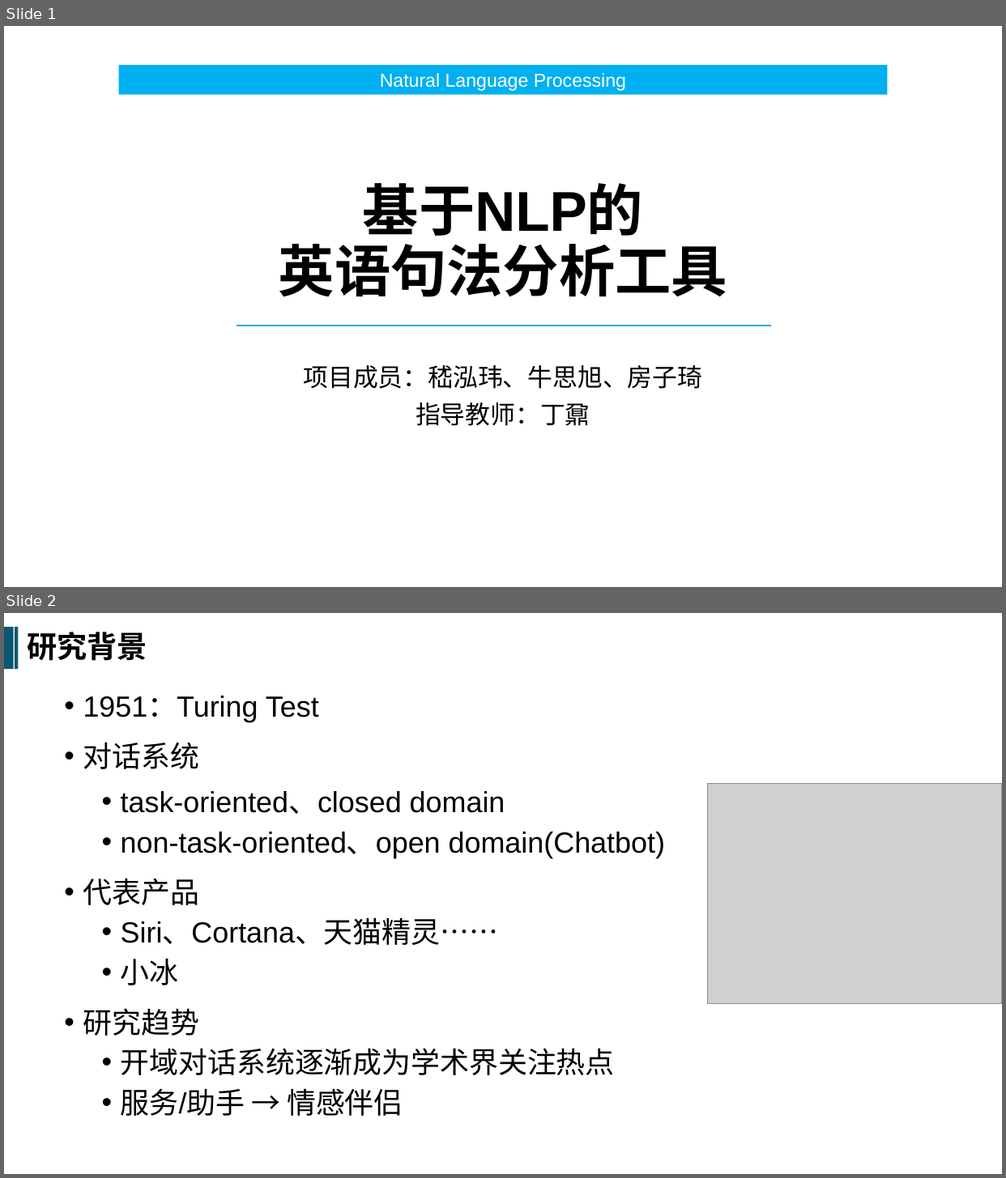
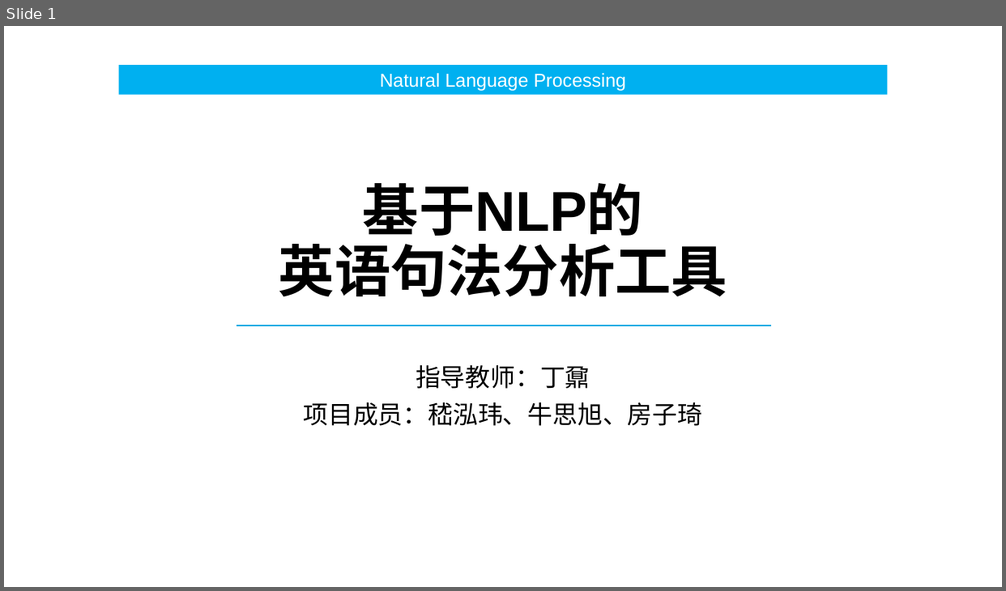
Before and after one commit to SRTPnsxjhw/SRTP, a slide deck: Notes_JHW/中期.pptx. Shown one above the other, each under a label of ours: slides 1 and 2 before the commit, slide 1 after it. The pictures are 1006x1178 and 1006x591 pixels, drawn with LibreOffice and Linux fonts; fonts in the diff are those of the drawing; grey boxes stand for pictures. Boxes give left, top, right and bottom in pixels: in the first picture for what was removed or moved away, otherwise in the second. Text is boxed around its words. In the diff, an @@ line names an element or a change of style, - is before the commit and + after.

```diff
--- a/Notes_JHW/中期.pptx
+++ b/Notes_JHW/中期.pptx
@@ slide 2 removed at (4,613,1002,1174), background #FFFFFF @@
@@ rectangle removed at (4,628,14,669) @@
@@ rectangle removed at (15,628,19,669) @@
@@ text removed at (27,632,147,661) @@
-研究背景
@@ text removed at (83,696,665,1116) @@
-• 1951：Turing Test
-• 对话系统
-    • task-oriented、closed domain
-  • non-task-oriented、open domain(Chatbot)
-• 代表产品
-  • Siri、Cortana、天猫精灵……
-  • 小冰
-• 研究趋势
-  • 开域对话系统逐渐成为学术界关注热点
-  • 服务/助手 → 情感伴侣
@@ picture removed at (708,784,1002,1003) @@
@@ slide 1 changed as well @@
@@ subtitle at (415,365,590,389): paragraph added @@
+指导教师：丁鼐
@@ subtitle at (415,403,590,426): paragraph removed @@
-指导教师：丁鼐
```
Also in this commit, not shown: 1 other slide changed, 4 slides added, 25 other slides removed, 2 other files.
